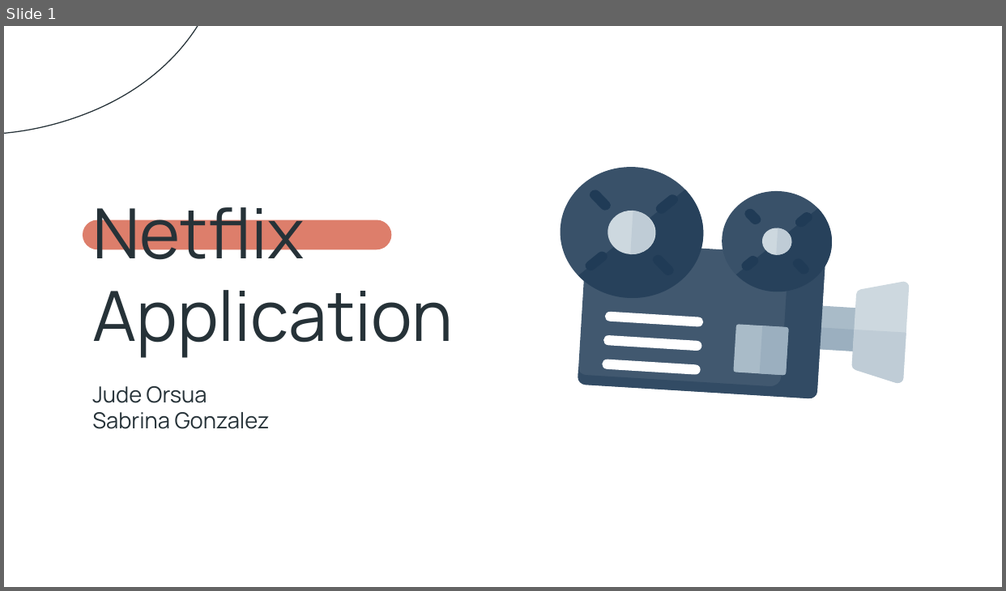
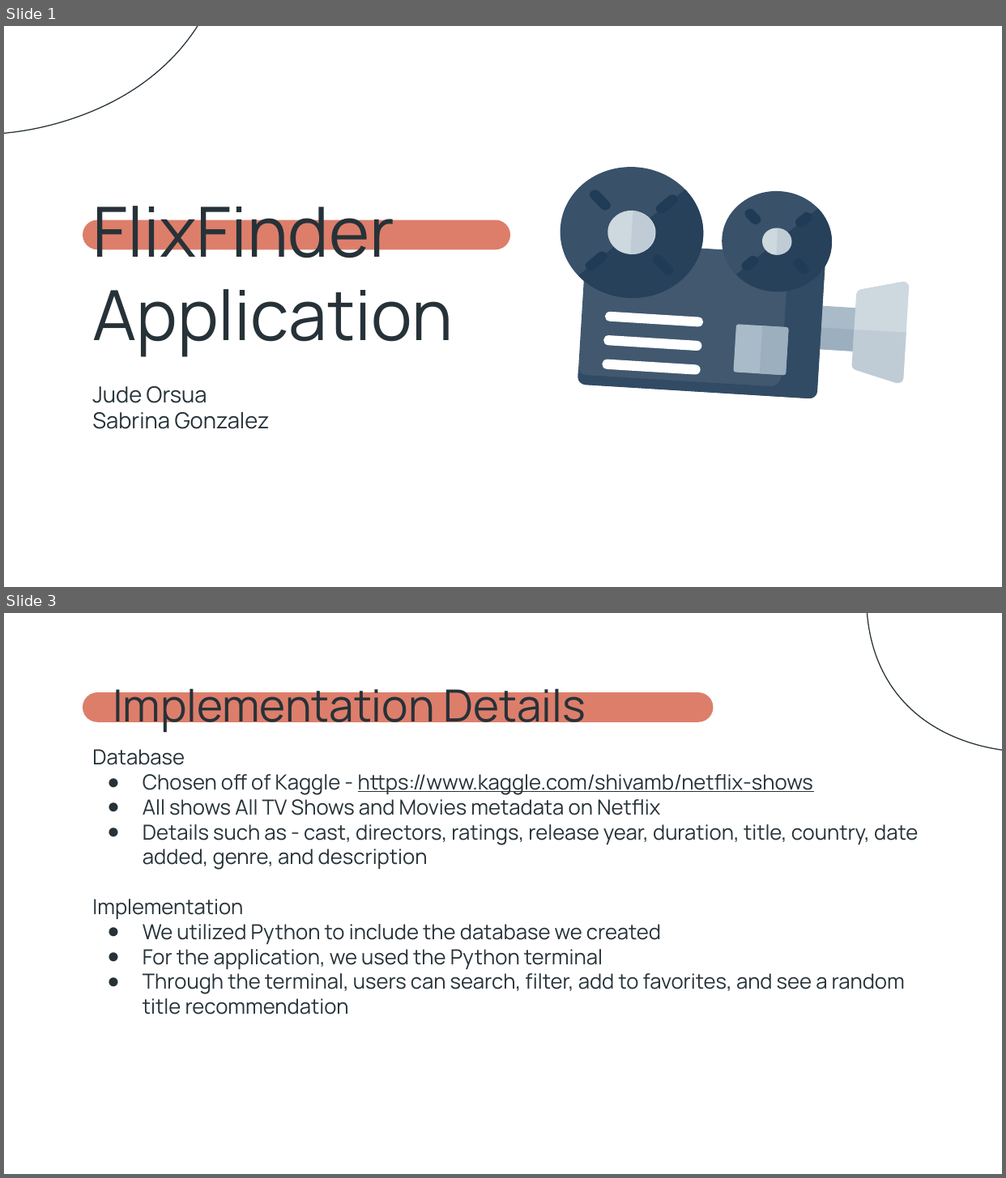
Before and after one commit to SabrinaGonz/DatabaseSystems-Project, a slide deck: CSE 111_ Phase 1 Presentation.pptx. Shown one above the other, each under a label of ours: slide 1 before the commit, slides 1 and 3 after it; the slides between them are not shown. The pictures are 1006x591 and 1006x1178 pixels, drawn with LibreOffice and Linux fonts; fonts in the diff are those of the drawing. Boxes give left, top, right and bottom in pixels: in the first picture for what was removed or moved away, otherwise in the second. Text is boxed around its words. In the diff, an @@ line names an element or a change of style, - is before the commit and + after.

```diff
--- a/CSE 111_ Phase 1 Presentation.pptx
+++ b/CSE 111_ Phase 1 Presentation.pptx
@@ slide 3 added at [4,613,1002,1174], background #FFFFFF @@
@@ freeform shape added at [860,613,1002,752], outline #263238 0.75 pt @@
@@ title added at [113,680,586,734], 32 pt, text #263238 @@
+Implementation Details
@@ rounded rectangle added at [83,693,714,723], fill #DD7E6B @@
@@ text added at [92,749,918,1015], 15 pt, text #263238 @@
+Database
+● Chosen off of Kaggle - https://www.kaggle.com/shivamb/netflix-shows
+● All shows All TV Shows and Movies metadata on Netflix
+● Details such as - cast, directors, ratings, release year, duration, title, country, date added, genre, and description
+Implementation
+● We utilized Python to include the database we created
+● For the application, we used the Python terminal
+● Through the terminal, users can search, filter, add to favorites, and see a random title recommendation
@@ slide 1 changed as well @@
@@ rounded rectangle: place and size @@
-rounded rectangle at [83,220,392,250]
+rounded rectangle at [83,220,511,250]
@@ title at [92,206,453,357]: text changed @@
-Netflix Application
+FlixFinder Application
```
Also in this commit, not shown: 1 other slide changed, 4 other slides added, 3 slides removed.
